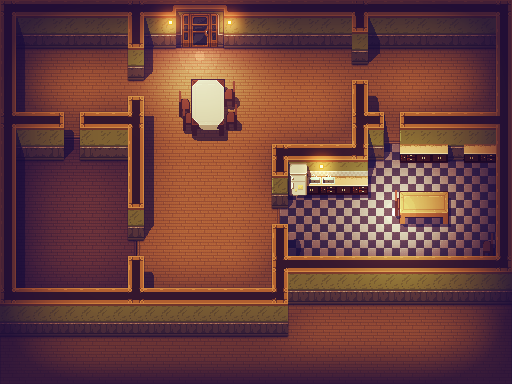
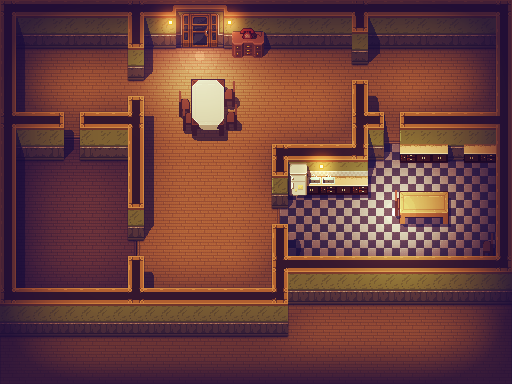
Layers edited between the first and the second 512px x 384px image:
painted on "shadows" over [233, 31, 271, 56]
painted on "walls" over [232, 20, 265, 58]
